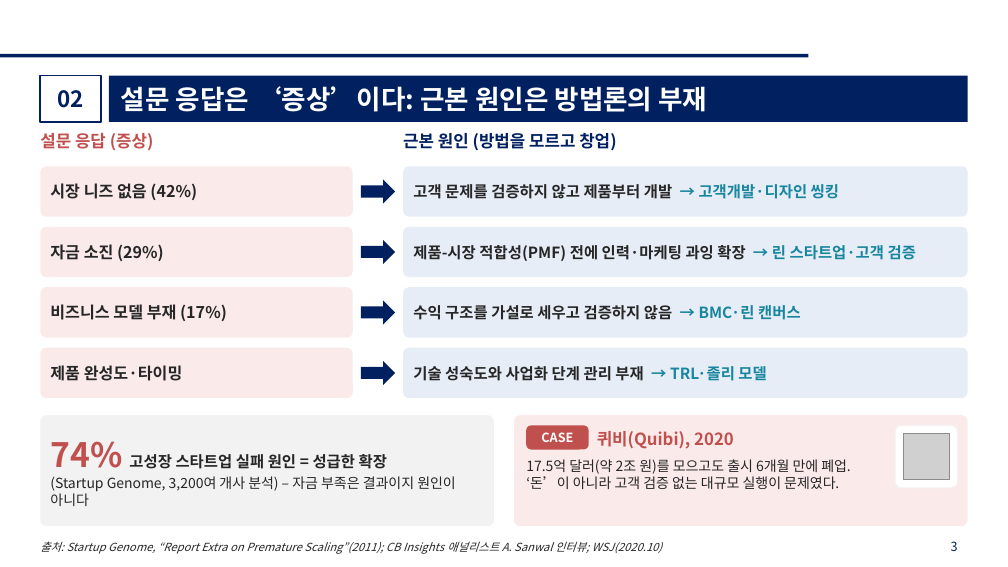
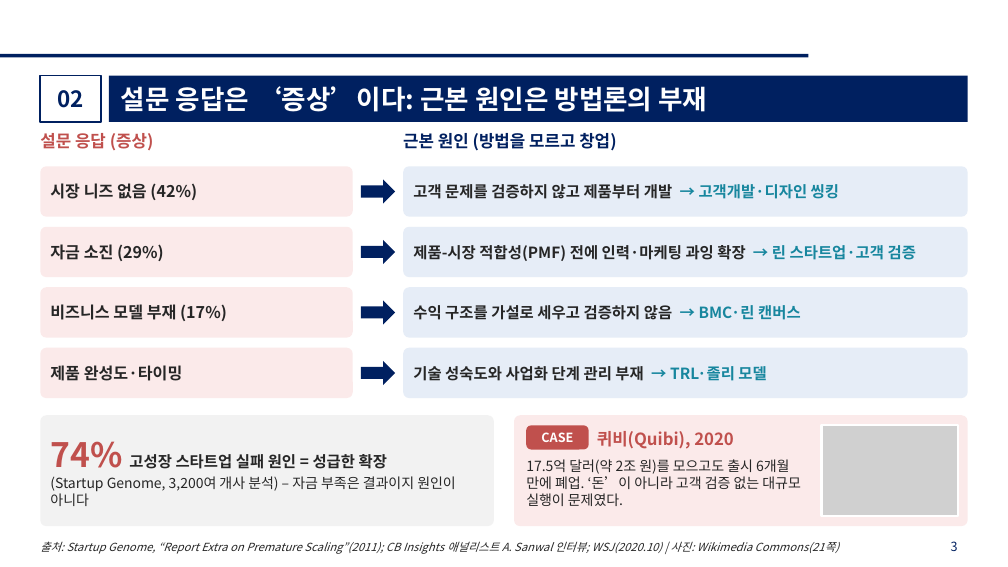
Before and after one commit to kicfseo-netizen/mini-web-toys, a slide deck: slide 3 of startup-theory-lecture/창업이론_강의자료.pptx. Drawn at 1008x567 pixels with LibreOffice and Linux fonts; fonts in the diff are those of the drawing; grey boxes stand for pictures; background and template pictures are left out. Boxes give left, top, right and bottom in pixels: in the first picture for what was removed or moved away, otherwise in the second. Text is boxed around its words. In the diff, an @@ line names an element or a change of style, - is before the commit and + after.

```diff
--- a/startup-theory-lecture/창업이론_강의자료.pptx
+++ b/startup-theory-lecture/창업이론_강의자료.pptx
@@ picture added at bbox=[822, 425, 958, 516] @@
@@ rectangle added at bbox=[822, 425, 958, 516], outline #FFFFFF 1.5 pt @@
@@ rounded rectangle removed at bbox=[895, 425, 958, 488] @@
@@ picture removed at bbox=[903, 433, 950, 480] @@
@@ text "17.5억 달러(약 2조 원)를 모으고도 ..." rewrapped from bbox=[526, 459, 851, 489] to bbox=[526, 459, 801, 506] @@
@@ text at bbox=[40, 541, 839, 554]: text changed @@
-출처: Startup Genome, “Report Extra on Premature Scaling”(2011); CB Insights 애널리스트 A. Sanwal 인터뷰; WSJ(2020.10)
+출처: Startup Genome, “Report Extra on Premature Scaling”(2011); CB Insights 애널리스트 A. Sanwal 인터뷰; WSJ(2020.10) | 사진: Wikimedia Commons(21쪽)
```
Also in this commit, not shown: 12 other slides changed, 1 slide added, 17 other files.
